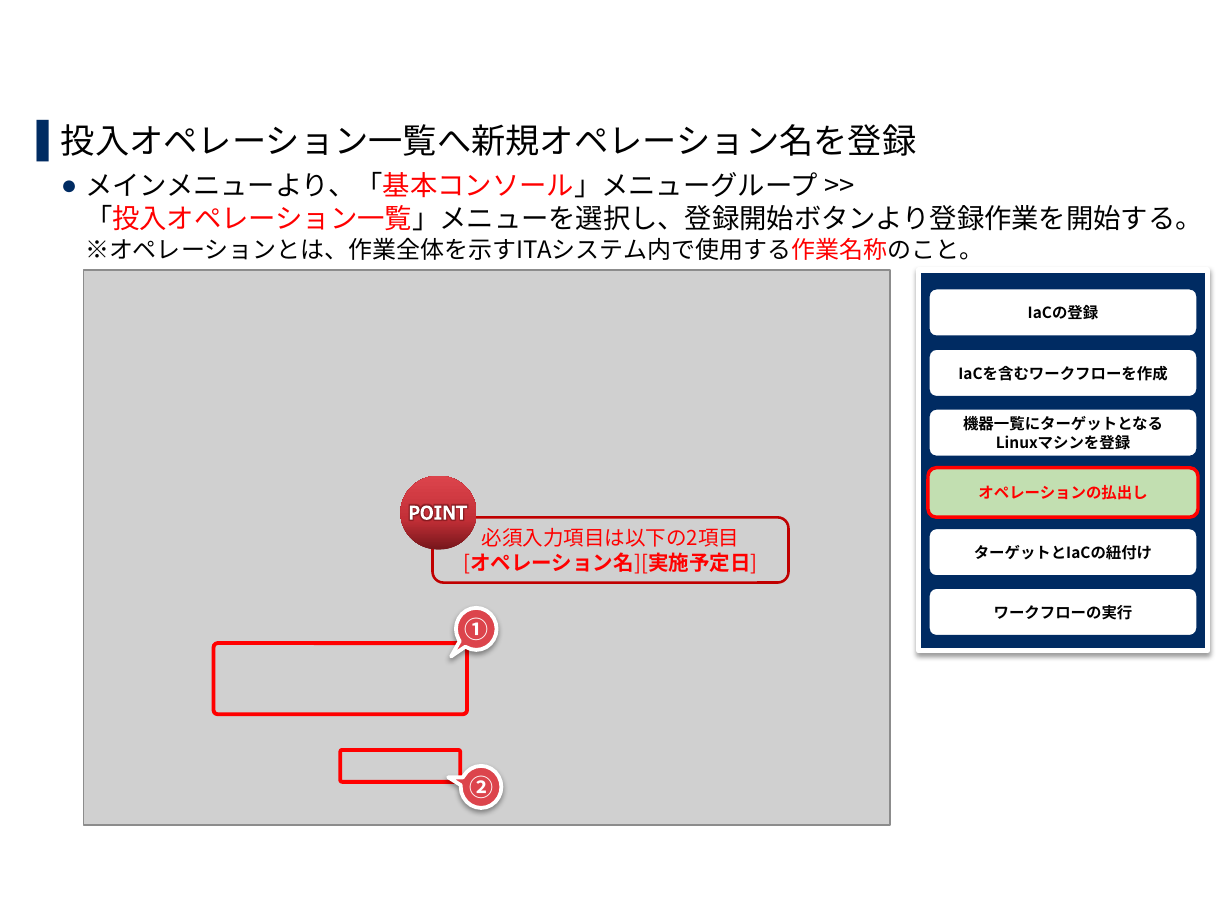
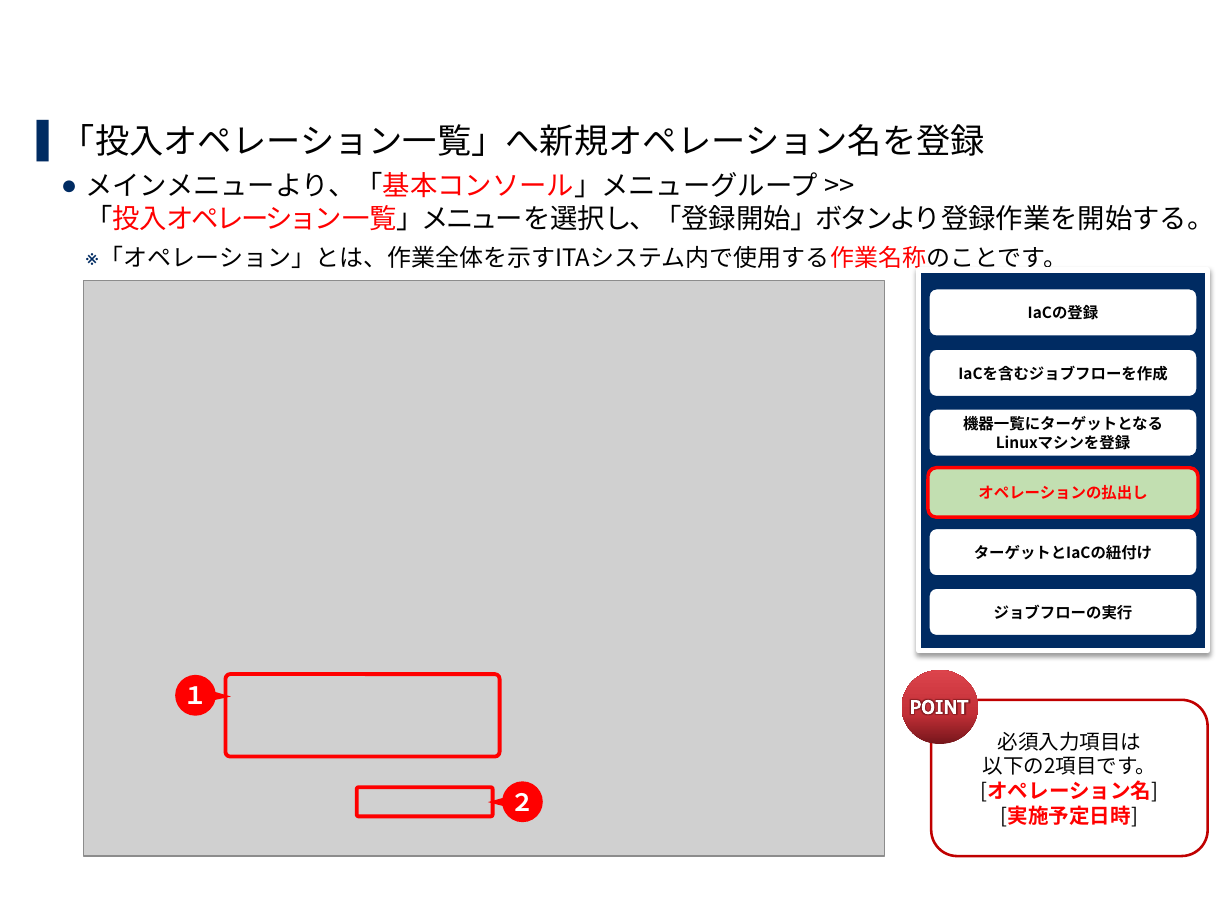
Before and after one commit to exastro-suite/it-automation-docs, a slide deck: slide 17 of asset/Learn_ja/ITA-quickstart_ja.pptx. Drawn at 1232x924 pixels with LibreOffice and Linux fonts; fonts in the diff are those of the drawing; grey boxes stand for pictures; background and template pictures are left out. Boxes give left, top, right and bottom in pixels: in the first picture for what was removed or moved away, otherwise in the second. Text is boxed around its words. In the diff, an @@ line names an element or a change of style, - is before the commit and + after.

```diff
--- a/asset/Learn_ja/ITA-quickstart_ja.pptx
+++ b/asset/Learn_ja/ITA-quickstart_ja.pptx
@@ text at <box>61,124,1215,268</box>: text changed @@
-▌ 投入オペレーション一覧へ新規オペレーション名を登録
-  ● メインメニューより、「基本コンソール」メニューグループ >>
-    「投入オペレーション一覧」メニューを選択し、登録開始ボタンより登録作業を開始する。
-    ※オペレーションとは、作業全体を示すITAシステム内で使用する作業名称のこと。
+▌ 「投入オペレーション一覧」へ新規オペレーション名を登録
+  ● メインメニューより、「基本コンソール」メニューグループ >>
+    「投入オペレーション一覧」メニューを選択し、「登録開始」ボタンより登録作業を開始する。
+    ※ 「オペレーション」とは、作業全体を示すITAシステム内で使用する作業名称のことです。
@@ picture: place and size @@
-picture at <box>84,270,890,824</box>
+picture at <box>84,281,885,856</box>
@@ text in rounded rectangle at <box>958,365,1167,381</box>: text changed @@
-IaCを含むワークフローを作成
+IaCを含むジョブフローを作成
@@ text in rounded rectangle at <box>994,605,1133,620</box>: text changed @@
-ワークフローの実行
+ジョブフローの実行
@@ speech bubble "１" at <box>175,675,216,716</box>: fill #DC444C to #FF0000; outline #FFFFFF 2.25 pt to none; shadow off; proportions changed @@
@@ speech bubble "１": place and size @@
-speech bubble "１" at <box>456,607,496,649</box>
+speech bubble "１" at <box>175,675,216,716</box>
@@ text in speech bubble at <box>183,686,207,704</box>: text changed @@
-①
+１
@@ rounded rectangle: place and size @@
-rounded rectangle at <box>213,643,467,715</box>
+rounded rectangle at <box>225,674,499,756</box>
@@ ellipse: place and size @@
-ellipse at <box>400,476,477,549</box>
+ellipse at <box>902,670,978,744</box>
@@ freeform shape: place and size @@
-freeform shape at <box>410,505,467,520</box>
+freeform shape at <box>912,700,968,715</box>
@@ rounded rectangle "必須入力項目は": place and size @@
-rounded rectangle "必須入力項目は" at <box>432,517,788,583</box>
+rounded rectangle "必須入力項目は" at <box>931,700,1207,856</box>
@@ rounded rectangle "必須入力項目は" at <box>931,700,1207,856</box>: fill none to #FFFFFF @@
@@ text in rounded rectangle at <box>981,731,1159,827</box>: text changed; text colour #FF0000 to #000000 @@
-必須入力項目は以下の2項目
-[オペレーション名][実施予定日]
+必須入力項目は
+以下の2項目です。
+[オペレーション名]
+[実施予定日時]
@@ rounded rectangle: place and size @@
-rounded rectangle at <box>340,750,460,782</box>
+rounded rectangle at <box>357,787,493,817</box>
@@ speech bubble "２": place and size @@
-speech bubble "２" at <box>461,766,501,808</box>
+speech bubble "２" at <box>503,781,543,822</box>
@@ speech bubble "２" at <box>503,781,543,822</box>: fill #DC444C to #FF0000; outline #FFFFFF 2.25 pt to none; shadow off; proportions changed @@
@@ text in speech bubble at <box>511,793,535,811</box>: text changed @@
-②
+２
```
Also in this commit, not shown: 18 other slides changed, 1 slide added, 1 other file.
